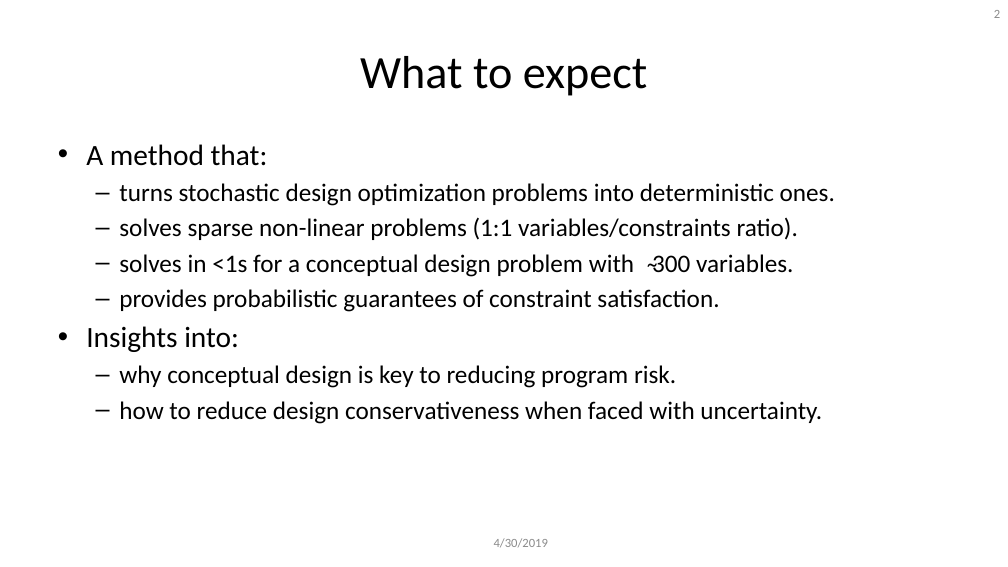
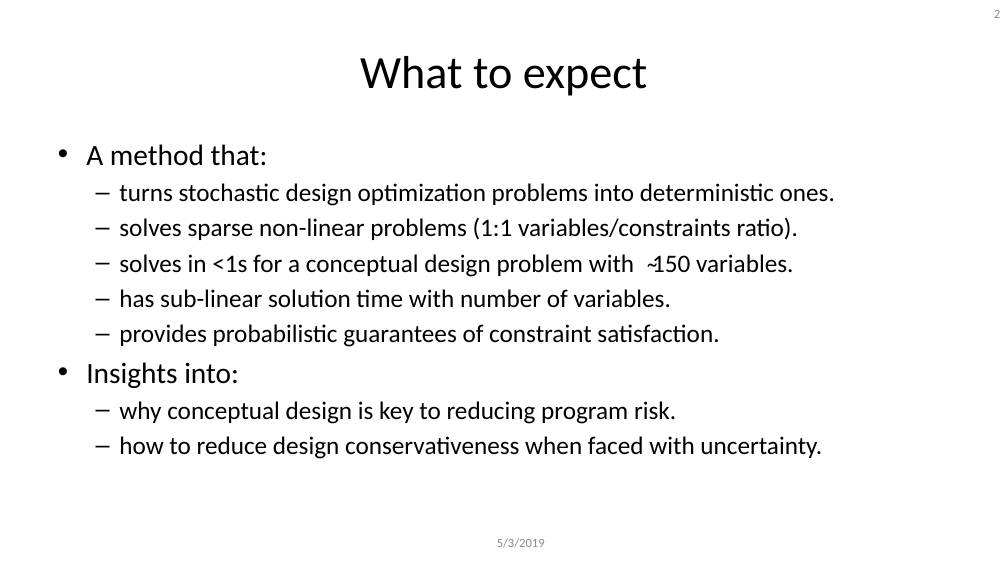
Before and after one commit to 1ozturkbe/robustSPpaper, a slide deck: slide 2 of presentations/acdlSeminar_20190503.pptx. Drawn at 1008x567 pixels with LibreOffice and Linux fonts; fonts in the diff are those of the drawing; background and template pictures are left out. Boxes give left, top, right and bottom in pixels: in the first picture for what was removed or moved away, otherwise in the second. Text is boxed around its words. In the diff, an @@ line names an element or a change of style, - is before the commit and + after.

```diff
--- a/presentations/acdlSeminar_20190503.pptx
+++ b/presentations/acdlSeminar_20190503.pptx
@@ text at (x1=119, y1=254, x2=793, y2=308): text changed @@
-  – solves in <1s for a conceptual design problem with ̴300 variables.
+  – solves in <1s for a conceptual design problem with ̴150 variables.
+  – has sub-linear solution time with number of variables.
@@ text at (x1=497, y1=538, x2=545, y2=548): text changed @@
-4/30/2019
+5/3/2019
```
Also in this commit, not shown: 32 other slides changed, 3 slides added, 1 slide removed.
